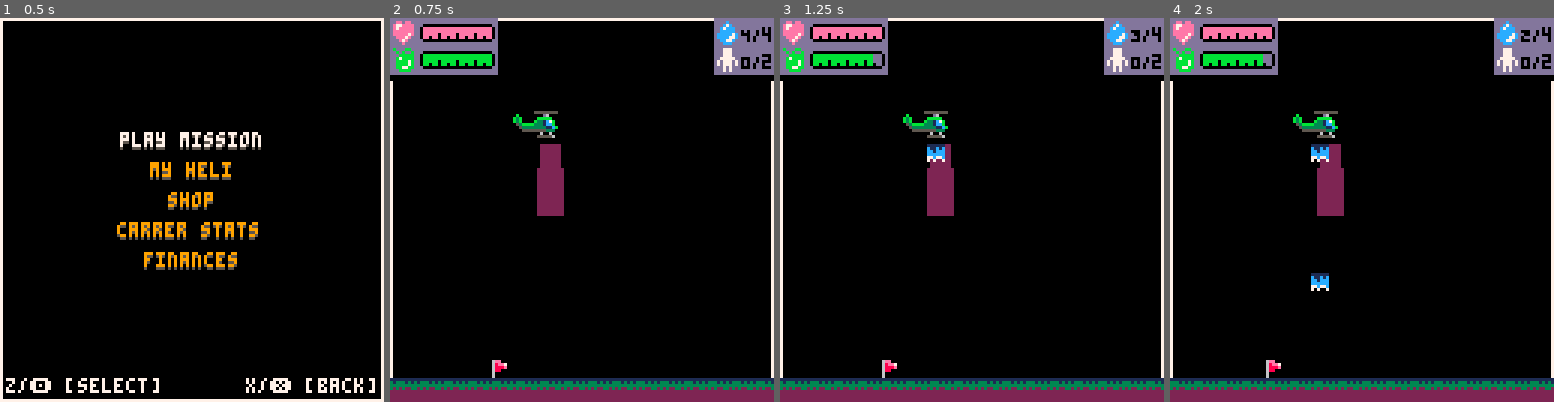
Above: before the commit, frames 1-4 (left to right).
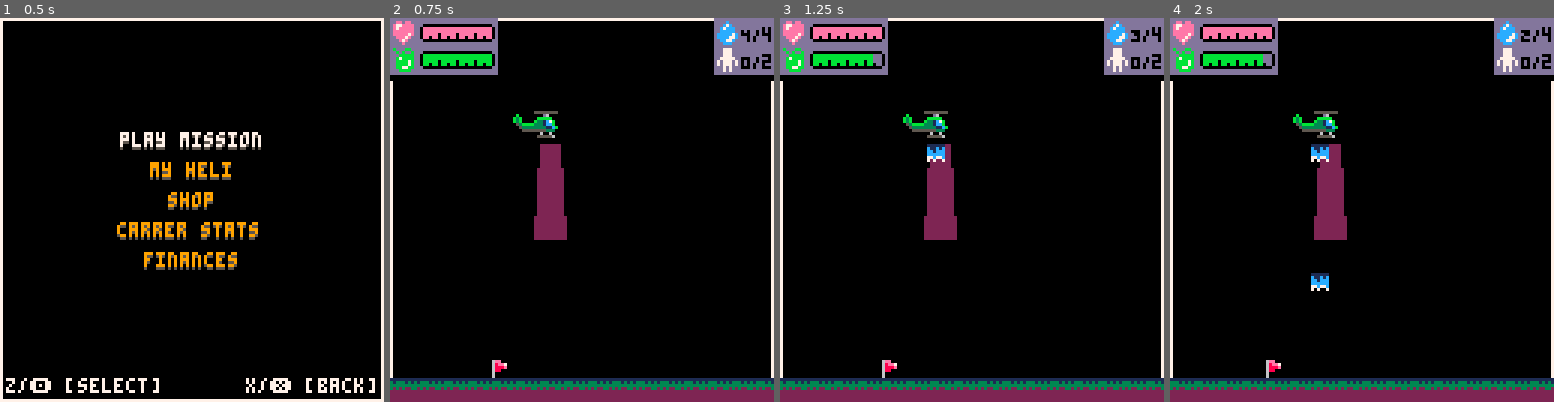
Above: after the commit, the same moments.

Repository: NinetiesPaul/PicoRescue
Game: PICO-8 cartridge picorescue.p8
Same seed, same stepped clock (60 frames per second), same inputs: the game is played once before the commit and once after it.
Inputs:
- Up to frame 1 (0.5 s): tap X (X key) at 0.33 s
- Up to frame 2 (0.75 s): tap O (Z key) at 0.7 s
- Up to frame 3 (1.25 s): tap X (X key) at 1.07 s
- Up to frame 4 (2 s): hold Right from 1.6 s (still down); tap O (Z key) at 1.7 s; tap X (X key) at 1.85 s

Frame 1 is identical in both runs. In frame 2, 0.5% of the frame differs, in the area x 37-47%, y 51-58%; in frame 3, 0.5%; in frame 4, 0.5%.

Commit message:
code clean up; spotlight height implementation;

Diff:
--- a/picorescue.p8
+++ b/picorescue.p8
@@ -49,7 +49,8 @@
 		spotlight_px1 = player_strt_x + 3,
 		spotlight_py1 = player_strt_y + 10,
 		spotlight_px2 = player_strt_x + 7,
-		spotlight_py2 = player_strt_y + 33
+		spotlight_py2 = player_strt_y + 33,
+		spotlight_height = 1
 	}
 
 	curr_screen = 1
@@ -340,7 +341,6 @@
 	end
 
 	if curr_screen == 2 then -- rotor mission
-		-- rectfill(0,0,128,119,12)
 		spr(006,drop_off_x,112)
 
 		flip_spr = (player.facing == "right") and true or false
@@ -351,10 +351,6 @@
 		spr(053, player.x, player.y - 8)
 		spr(player.vhc_front,player.x,player.y,1,1,flip_spr)
 		if (player.facing != false) spr(003,tail_pos,player.y,1,1,flip_spr)
-
-		for i = 1, player.ladder do
-			spr(001,player.x,player.y+i*8)
-		end
 
 		palt(0, false) rectfill(0, 0, 35, 20, 0) palt()
 		rectfill(0, 0, 35, 18, 13)
@@ -407,43 +403,28 @@
 		pal(7,0) spr(occup_spr,116,9) pal()
 		print(player.max_occup,124,12,0)
 
-		--[[ spr(006,0,32)
+		--[[
 		arrow_flip = (drop_off_x > player.x) and true or false
 		spr(037, 8 , 33, 1, 1, arrow_flip, false)
 		print(abs(flr(drop_off_x - player.x)), 16, 35)
-
-		i=0
-		for civ in all(civ_pcs) do
-			if civ.closer_to_player and not civ.on_board then
-				spr(032,100,0+i*8)
-				arrow_flip = (civ.x > player.x) and true or false
-				spr(037,107,0+i*8,1,1,arrow_flip,false)
-				print(civ.distance, 116, 1 + i * 8, 5, 0)
-				i+=1
-			end
-		end ]]--
-
+		spr(006,0,32)
+		]]--
 		print(count(civ_spawn[difficulty]) - mission_civ_saved .. " left to save!", drop_off_x - 8, 100, 0)
 
-
-
-		sspr(80, 64, 3, 24, player.x, player.y + 10)
-		sspr(80, 64, 3, 24, player.x + 8, player.y + 10, 3, 24, true)
+		sspr(80, 64, 3, 24 + (player.spotlight_height * 8), player.x, player.y + 10)
+		sspr(80, 64, 3, 24 + (player.spotlight_height * 8), player.x + 8, player.y + 10, 3, 24 + (player.spotlight_height * 8), true)
 		rectfill(player.spotlight_px1, player.spotlight_py1, player.spotlight_px2, player.spotlight_py2, 2)
+		-- light dithering here
+
+		for i = 1, player.ladder do
+			spr(001,player.x,player.y+i*8)
+		end
+
 		foreach(fire_pcs,draw_fire)
 		foreach(civ_pcs,draw_civ)
 		foreach(smoke_pcs,draw_smoke)
 		foreach(water_drops,draw_water)
 		foreach(ground_pcs,draw_ground)
-
-
-		--[[
-		palt(0, false) palt(6, true)
-		spr(139, player.x-8, player.y + 26)
-		spr(139, player.x, player.y + 26)
-		spr(139, player.x+8, player.y + 26)
-		palt(7, false)
-		]]--
 	end
 
 	if curr_screen == 11 then -- triage mode
@@ -942,7 +923,7 @@
 	player.spotlight_px1 = player.x  + 3
 	player.spotlight_py1 = player.y  + 10
 	player.spotlight_px2 = player.x + 7
-	player.spotlight_py2 = player.y  + 33
+	player.spotlight_py2 = player.y  + 33 + (player.spotlight_height * 8)
 end
 -->8
 -- civilian logic
@@ -959,8 +940,6 @@
 				civ.rdy_to_climb_up = false
 				civ.rdy_to_climb_down = false
 				civ.on_board = false
-				civ.distance = 0
-				civ.closer_to_player = false
 				civ.clock = 0
 				civ.name = rnd({ "aNNA", "fRANK", "jOE", "jOHN", "pAULIE", "mARTHA", "bRUCE", "cLARK", "tONY", "mARY", "aNGELA" })
 				local wounds = {}
@@ -1006,8 +985,11 @@
 end
 
 function draw_civ(civ)
-	-- print(civ.x, civ.x + 16, civ.y - 50, 7)
-	-- print(player.x, player.x - 24, player.y, 7)
+	-- print(flr(player.spotlight_py2)..","..civ.y, civ.x - 24, civ.y, 7)
+	-- print((flr(player.spotlight_py2) - civ.y) + 1, civ.x + 8, civ.y, 7)
+
+	draw_y = (flr(player.spotlight_py2) - civ.y) + 1
+	if (draw_y > 8 ) draw_y = 8
 
 	if civ.on_board == false then
 		-- print((player.px2 - flr(civ.x))-6, civ.x + 16, civ.y - 50, 7)
@@ -1018,12 +1000,12 @@
 			if (limit > 8) limit = 8
 
 			for i=1, limit do
-				sspr(8,16,0 + i, 8, civ.x, civ.y)
+				sspr(8,16,0 + i, draw_y, civ.x, civ.y)
 			end
 		else
 			limit = ((player.px2 - flr(civ.x))-6) - 10
 			-- print(limit, civ.x + 32, civ.y - 8, 7)
-			sspr(8 + limit, 16, 8 - limit, 8, civ.x + limit, civ.y)
+			sspr(8 + limit, 16, 8 - limit, draw_y, civ.x + limit, civ.y)
 		end
 	end
 end
@@ -1032,13 +1014,6 @@
 	if civ.on_board == false then
 		if (player.mvn_dir == "left") civ.x += player.speed_x
 		if (player.mvn_dir == "right") civ.x -= player.speed_x
-
-		civ.distance = abs(flr(civ.x - player.x))
-		civ.closer_to_player = false
-		if player.x - 32 >= civ.distance - 48 and
-		player.x - 32 <= civ.distance + 48 then
-			civ.closer_to_player = true
-		end
 	end
 end
 
